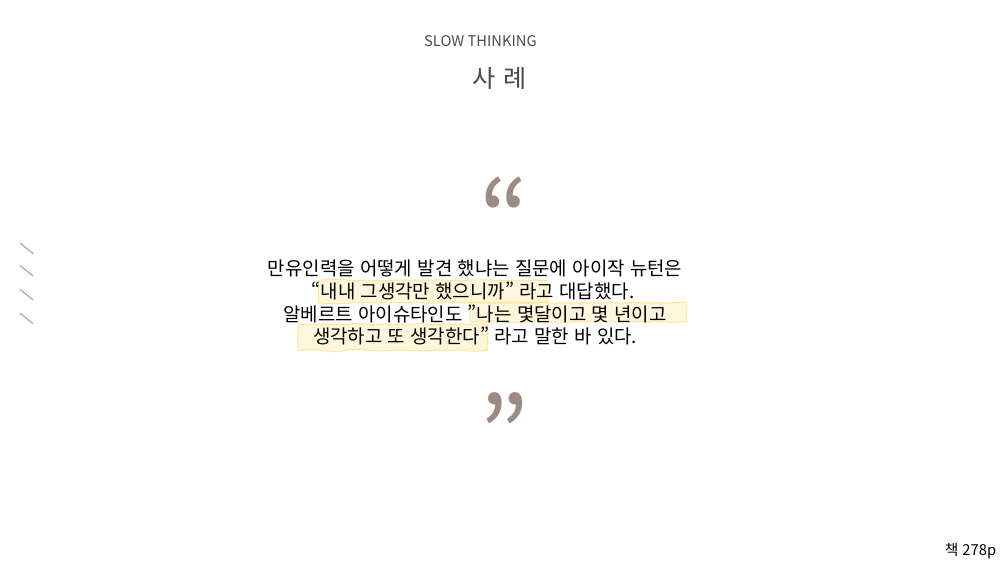
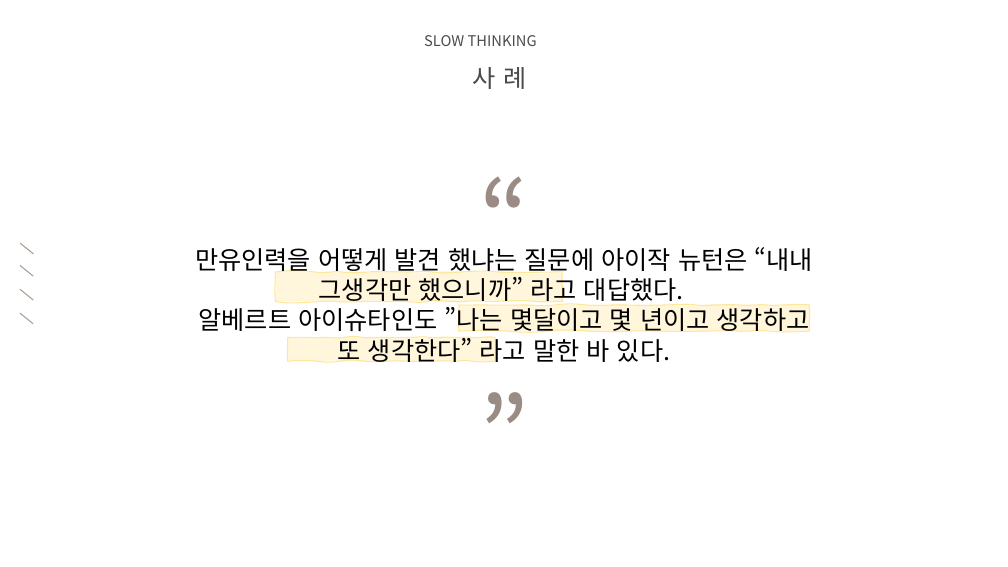
Before and after one commit to audgks5551/ppt, a slide deck: slide 6 of 2조.pptx. Drawn at 1008x567 pixels with LibreOffice and Linux fonts; fonts in the diff are those of the drawing; background and template pictures are left out. Boxes give left, top, right and bottom in pixels: in the first picture for what was removed or moved away, otherwise in the second. Text is boxed around its words. In the diff, an @@ line names an element or a change of style, - is before the commit and + after.

```diff
--- a/2조.pptx
+++ b/2조.pptx
@@ text "만유인력을 어떻게 발견 했냐는 질문에 ...": place and size @@
-text "만유인력을 어떻게 발견 했냐는 질문에 ..." at <box>268,259,682,345</box>
+text "만유인력을 어떻게 발견 했냐는 질문에 ..." at <box>195,247,813,362</box>
@@ text "만유인력을 어떻게 발견 했냐는 질문에 ..." at <box>195,247,813,362</box>: size 18 to 24 pt @@
@@ freeform shape: place and size @@
-freeform shape at <box>319,281,547,302</box>
+freeform shape at <box>275,272,562,302</box>
@@ freeform shape: place and size @@
-freeform shape at <box>298,324,487,351</box>
+freeform shape at <box>459,305,810,331</box>
@@ freeform shape: place and size @@
-freeform shape at <box>470,303,687,322</box>
+freeform shape at <box>288,337,495,361</box>
@@ text removed at <box>945,543,996,559</box> @@
-책 278p
```
Also in this commit, not shown: 4 other slides changed, 1 slide added, 1 slide removed.
